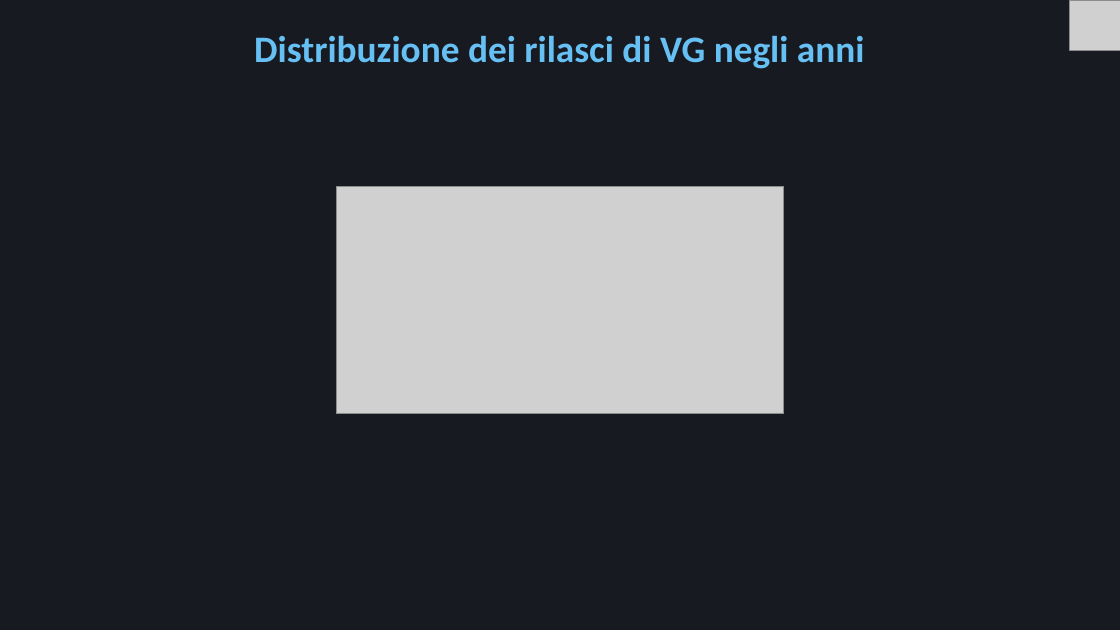
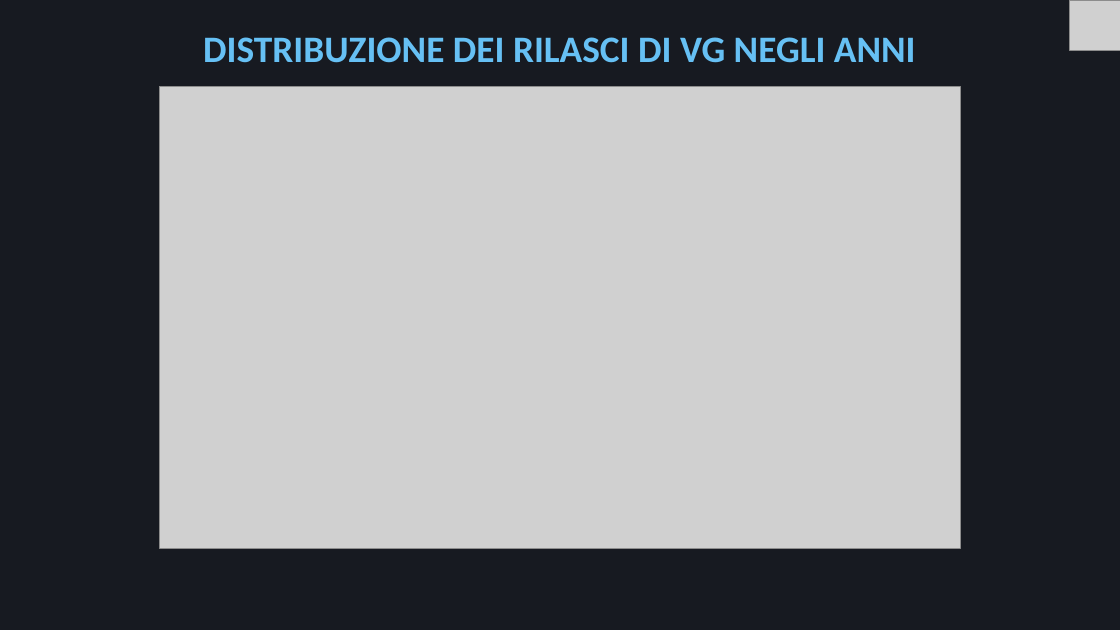
Before and after one commit to Mora11231/VisualizzazioneScientifica, a slide deck: slide 5 of Steam.pptx. Drawn at 1120x630 pixels with LibreOffice and Linux fonts; fonts in the diff are those of the drawing; grey boxes stand for pictures. Boxes give left, top, right and bottom in pixels: in the first picture for what was removed or moved away, otherwise in the second. Text is boxed around its words. In the diff, an @@ line names an element or a change of style, - is before the commit and + after.

```diff
--- a/Steam.pptx
+++ b/Steam.pptx
@@ title at (203, 37, 916, 63): text changed @@
-Distribuzione dei rilasci di VG negli anni
+DISTRIBUZIONE DEI RILASCI DI VG NEGLI ANNI
@@ picture added at (160, 87, 960, 549) @@
@@ picture removed at (336, 187, 784, 414) @@
```
Also in this commit, not shown: 5 other slides changed, 1 slide added, 1 slide removed, 10 other files.
